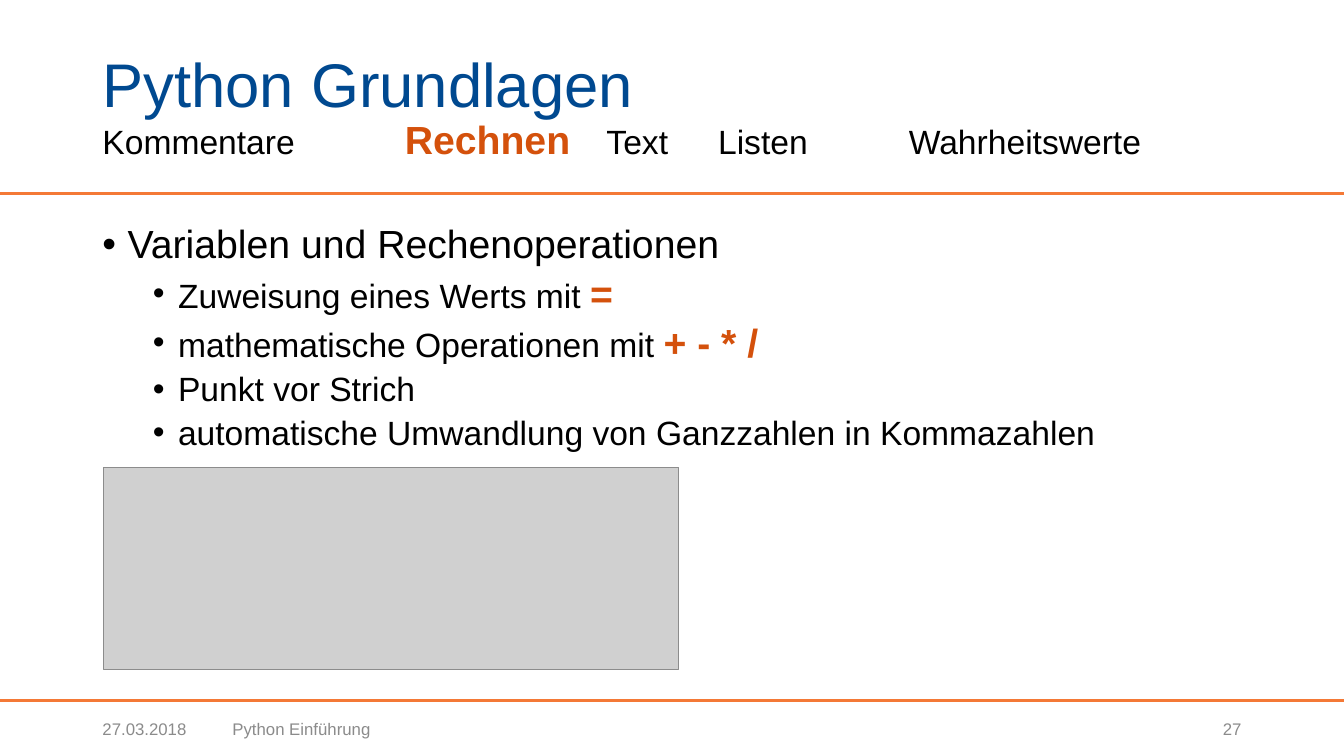
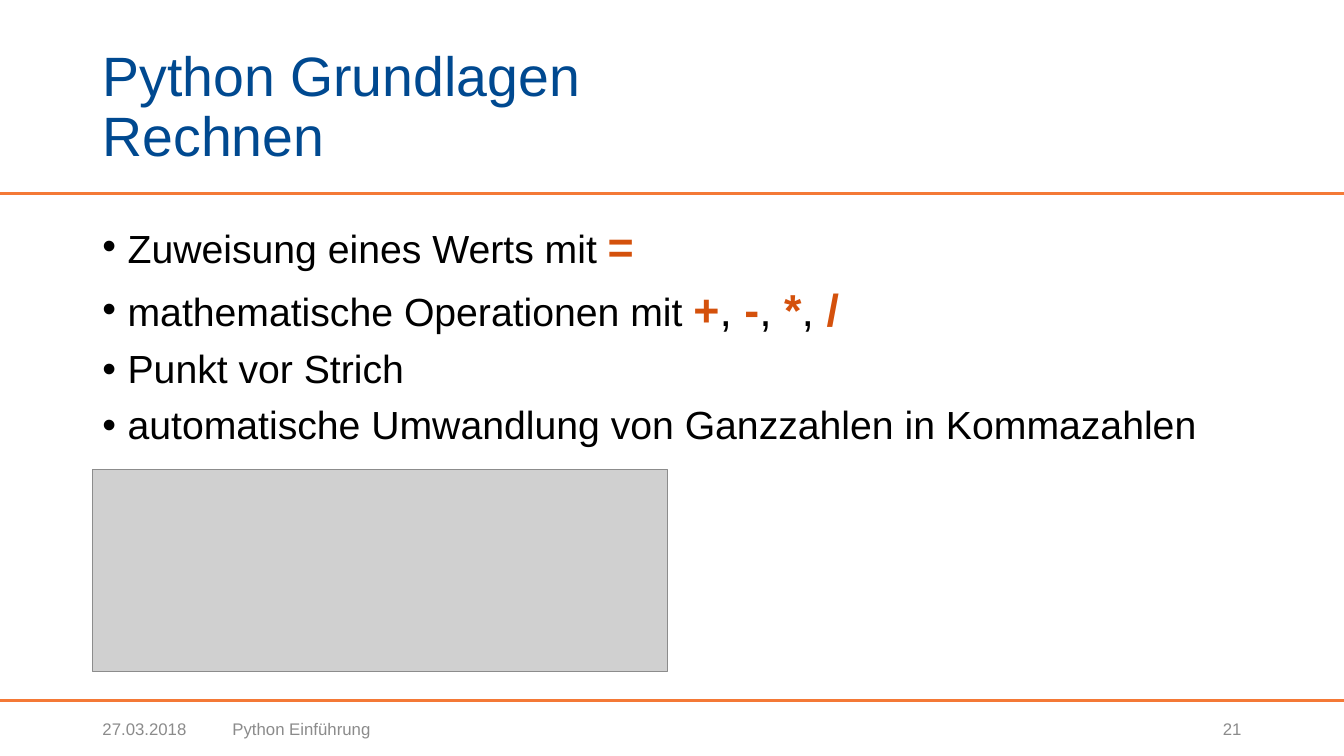
Before and after one commit to BogyMitutoyoCTL/Sophy-Preparation, a slide deck: slide 21 of Präsentationen/Python Einführung.pptx (slide 27 before the commit). Drawn at 1344x756 pixels with LibreOffice and Linux fonts; fonts in the diff are those of the drawing; grey boxes stand for pictures; background and template pictures are left out. Boxes give left, top, right and bottom in pixels: in the first picture for what was removed or moved away, otherwise in the second. Text is boxed around its words. In the diff, an @@ line names an element or a change of style, - is before the commit and + after.

```diff
--- a/Präsentationen/Python Einführung.pptx
+++ b/Präsentationen/Python Einführung.pptx
@@ title at bbox=[102, 55, 580, 157]: text changed; size 24 to 39.6 pt; text colour #000000 to #004990 @@
-Python Grundlagen
-Kommentare Rechnen Text Listen Wahrheitswerte
+Python Grundlagen
+Rechnen
@@ text at bbox=[128, 229, 719, 266]: paragraph removed @@
-• Variablen und Rechenoperationen
@@ text at bbox=[128, 234, 1196, 447]: size 24 to 28 pt in "Zuweisung eines Werts mit", "Punkt vor Strich", "automatische Umwandlung von Ganzzahlen in Kommazahlen"; size 28 to 32 pt in "="; list level 2 to 1 in "Zuweisung eines Werts mit ="; list level 2 to 1 in "Punkt vor Strich"; list level 2 to 1 in "automatische Umwandlung von Ganzzahlen in ..." @@
@@ text at bbox=[128, 297, 682, 334]: text changed; size 24 to 28 pt @@
-  • mathematische Operationen mit + - * /
+• mathematische Operationen mit +, -, *, /
@@ picture: place and size @@
-picture at bbox=[104, 467, 680, 668]
+picture at bbox=[93, 470, 668, 671]
@@ page number at bbox=[1223, 723, 1242, 735]: text changed @@
-27
+21
```
Also in this commit, not shown: 52 other slides changed, 8 slides removed.
